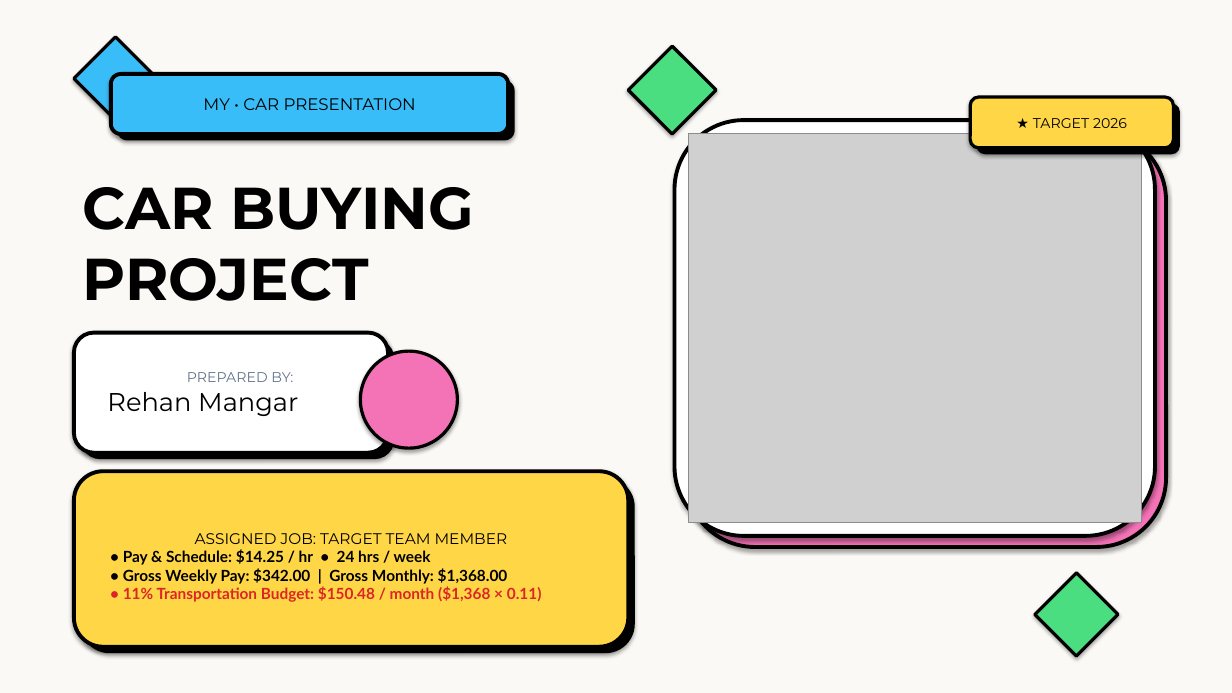
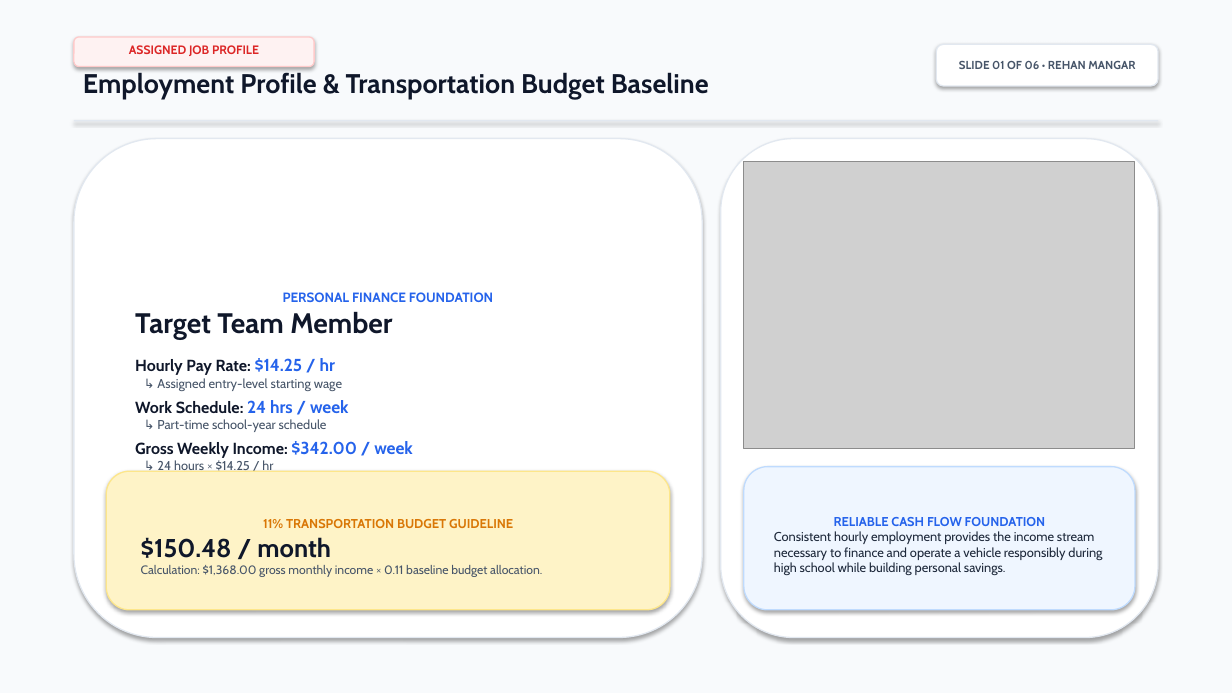
Before and after one commit to StwFate/Physics_Site, a slide deck: slide 1 of Car_Buying_Project/Buying_Your_First_Car_Presentation.pptx. Drawn at 1232x693 pixels with LibreOffice and Linux fonts; fonts in the diff are those of the drawing; grey boxes stand for pictures. Boxes give left, top, right and bottom in pixels: in the first picture for what was removed or moved away, otherwise in the second. Text is boxed around its words. In the diff, an @@ line names an element or a change of style, - is before the commit and + after.

Commit message:
style: elevate presentation deck with modern executive automotive design system

```diff
--- a/Car_Buying_Project/Buying_Your_First_Car_Presentation.pptx
+++ b/Car_Buying_Project/Buying_Your_First_Car_Presentation.pptx
@@ rectangle at [0,0,1232,693]: fill #FBF9F5 to #F8FAFC @@
@@ diamond removed at [74,37,157,120] @@
@@ rounded rectangle added at [74,37,314,67], fill #FEF2F2, outline #FECACA 1 pt, 9.5 pt, text #DC2626, bold @@
+ASSIGNED JOB PROFILE
@@ diamond removed at [628,46,716,134] @@
@@ rounded rectangle added at [936,44,1158,86], fill #FFFFFF, outline #E2E8F0 1 pt, 9 pt, text #475569, bold @@
+SLIDE 01 OF 06 • REHAN MANGAR
@@ text added at [83,72,709,99], 21 pt, text #0F172A, bold @@
+Employment Profile & Transportation Budget Baseline
@@ rounded rectangle removed at [111,74,508,134] @@
-MY • CAR PRESENTATION
@@ rounded rectangle removed at [117,80,515,140] @@
@@ rounded rectangle removed at [970,97,1174,148] @@
-★ TARGET 2026
@@ rounded rectangle removed at [977,104,1180,154] @@
@@ rectangle added at [74,120,1158,121], fill #E2E8F0 @@
@@ rounded rectangle added at [74,139,702,638], fill #FFFFFF, outline #E2E8F0 1 pt, 10 pt, text #475569, bold @@
+PERSONAL FINANCE FOUNDATION
+Target Team Member
+Hourly Pay Rate: $14.25 / hr
+↳ Assigned entry-level starting wage
+Work Schedule: 24 hrs / week
+↳ Part-time school-year schedule
+Gross Weekly Income: $342.00 / week
+↳ 24 hours × $14.25 / hr
+Gross Monthly Income: $1,368.00 / mo
+↳ $342.00 / week × 4 weeks
@@ rounded rectangle removed at [675,120,1155,536] @@
@@ rounded rectangle: place and size @@
-rounded rectangle at [686,131,1166,547]
+rounded rectangle at [721,139,1158,638]
@@ rounded rectangle at [721,139,1158,638]: fill #F472B6 to #FFFFFF; outline #000000 3 pt to #E2E8F0 1 pt @@
@@ picture: place and size @@
-picture at [689,134,1141,522]
+picture at [744,162,1135,448]
@@ text removed at [83,187,474,301] @@
-CAR BUYING
-PROJECT
@@ rounded rectangle removed at [74,333,388,453] @@
-PREPARED BY:
-Rehan Mangar
@@ rounded rectangle removed at [80,339,395,459] @@
@@ ellipse removed at [360,351,457,448] @@
@@ rounded rectangle removed at [74,471,628,647] @@
-ASSIGNED JOB: TARGET TEAM MEMBER
-• Pay & Schedule: $14.25 / hr • 24 hrs / week
-• Gross Weekly Pay: $342.00 | Gross Monthly: $1,368.00
-• 11% Transportation Budget: $150.48 / month ($1,368 × 0.11)
@@ rounded rectangle removed at [80,478,635,653] @@
@@ rounded rectangle added at [106,471,670,610], fill #FEF3C7, outline #FDE68A 1 pt, 9.5 pt, text #475569 @@
+11% TRANSPORTATION BUDGET GUIDELINE
+$150.48 / month
+Calculation: $1,368.00 gross monthly income × 0.11 baseline budget allocation.
@@ rounded rectangle added at [744,467,1135,610], fill #EFF6FF, outline #BFDBFE 1 pt, 10 pt, text #1E293B @@
+RELIABLE CASH FLOW FOUNDATION
+Consistent hourly employment provides the income stream necessary to finance and operate a vehicle responsibly during high school while building personal savings.
@@ diamond removed at [1035,573,1118,656] @@
```
Also in this commit, not shown: 5 other slides changed, 1 other file.
